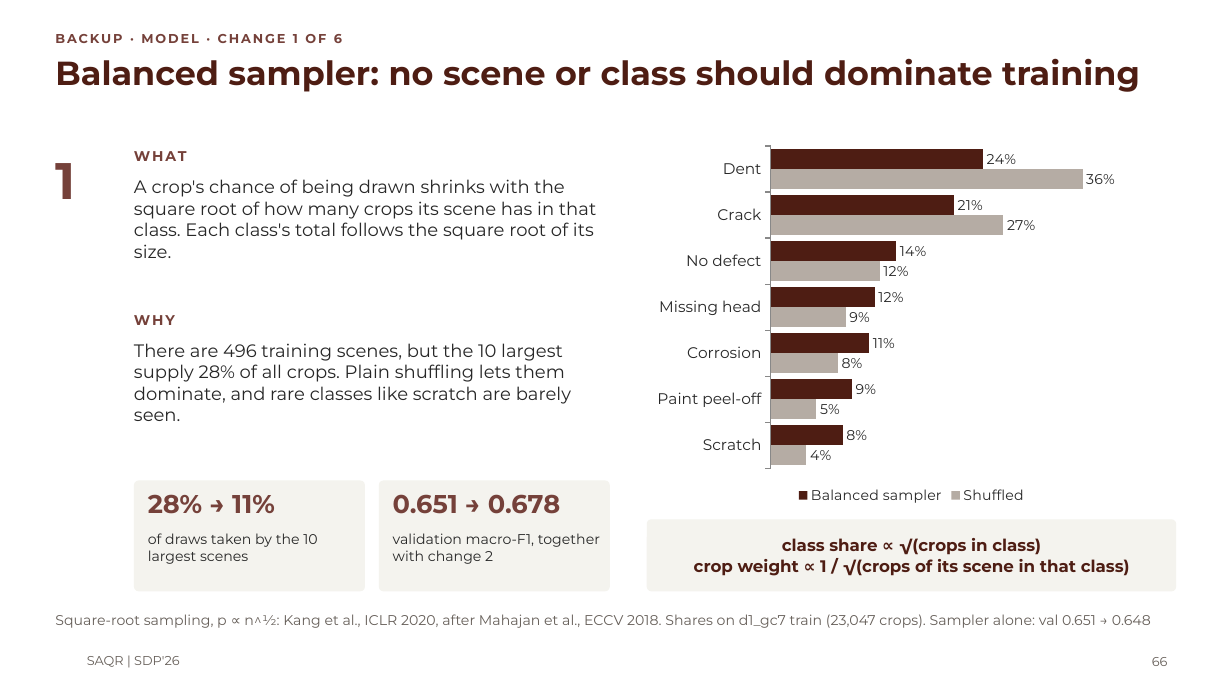
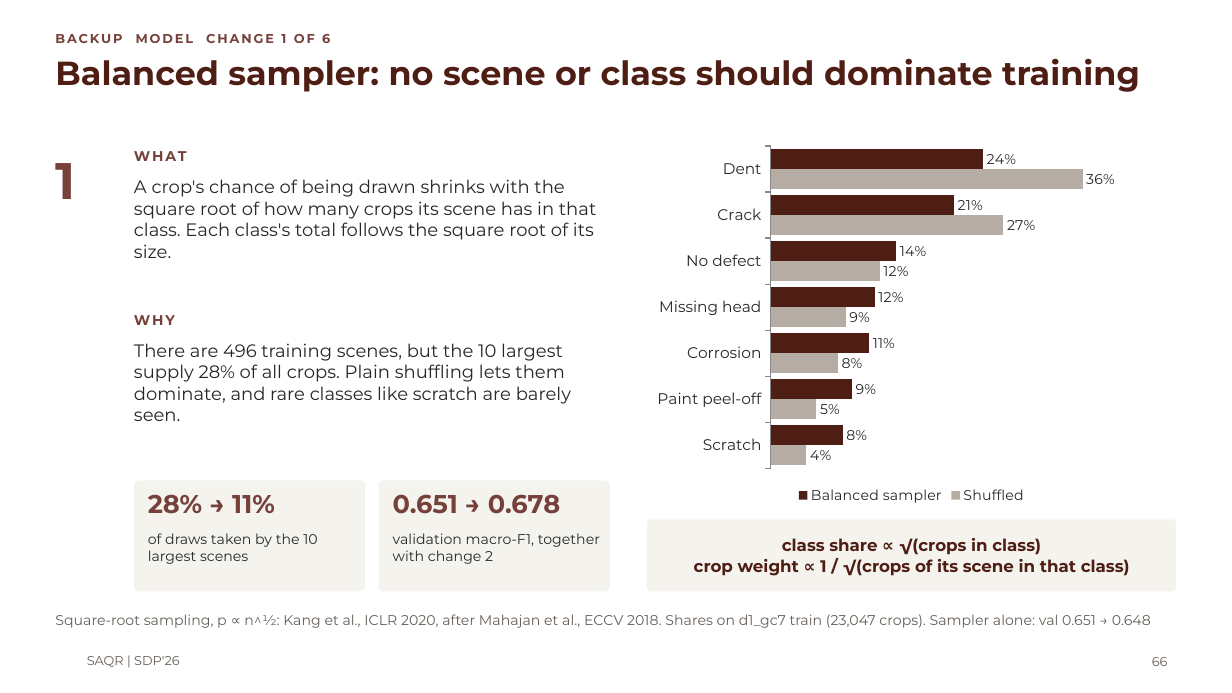
Before and after one commit to MASAR-AUS/SAQR, a slide deck: slide 66 of SAQR CMP490 Presentation.pptx. Drawn at 1232x693 pixels with LibreOffice and Linux fonts; fonts in the diff are those of the drawing; background and template pictures are left out. Boxes give left, top, right and bottom in pixels: in the first picture for what was removed or moved away, otherwise in the second. Text is boxed around its words. In the diff, an @@ line names an element or a change of style, - is before the commit and + after.

Commit message:
add D5 rupture test and backups

```diff
--- a/SAQR CMP490 Presentation.pptx
+++ b/SAQR CMP490 Presentation.pptx
@@ text at (x1=55, y1=34, x2=330, y2=43): text changed @@
-BACKUP · MODEL · CHANGE 1 OF 6
+BACKUP MODEL CHANGE 1 OF 6
```
Also in this commit, not shown: 36 other slides changed, 4 slides added, 4 other files.
